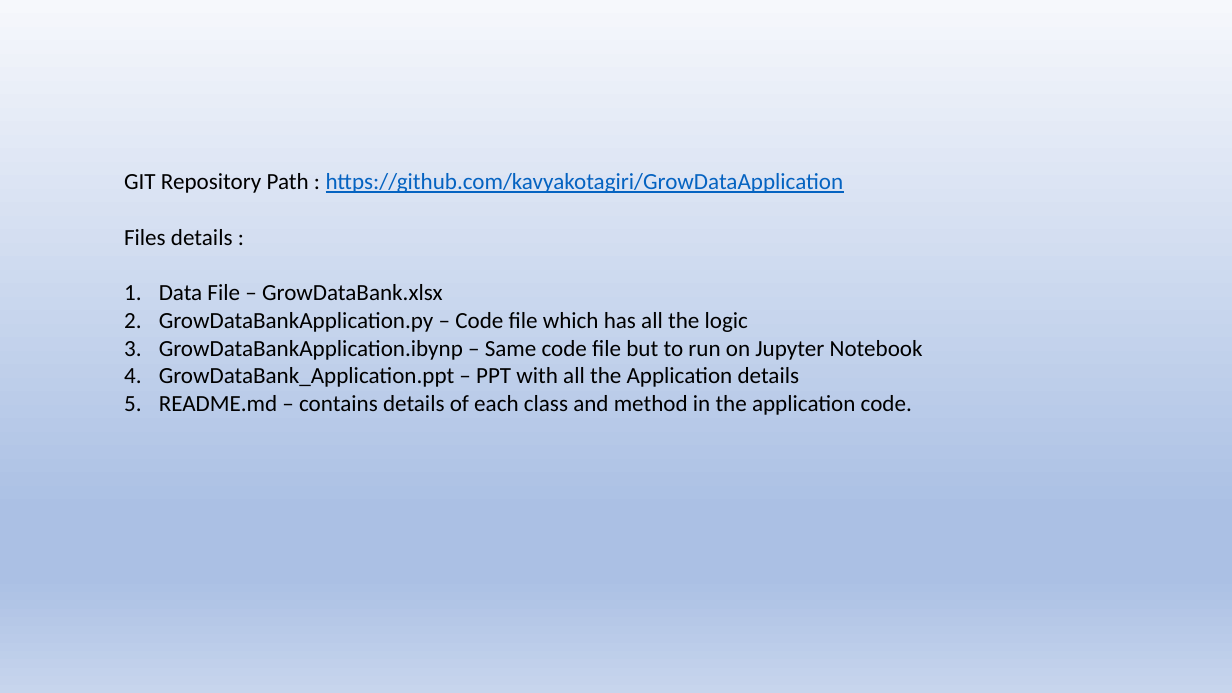
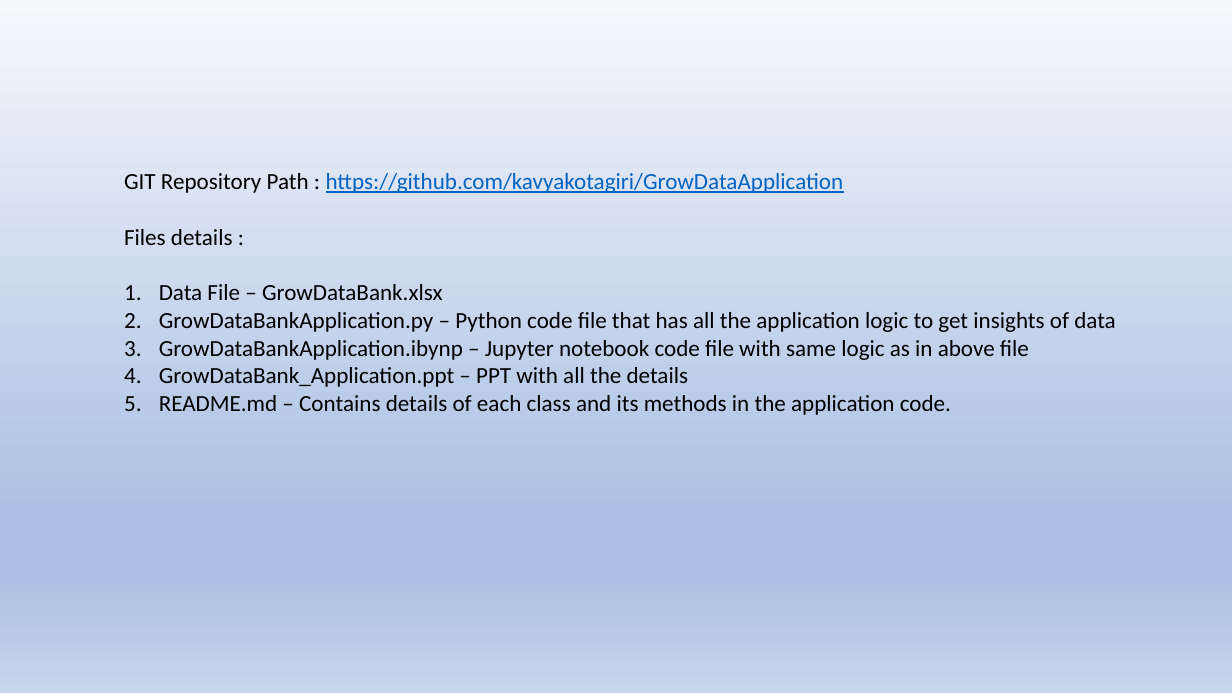
Before and after one commit to kavyakotagiri/GrowDataBank-Application, a slide deck: slide 3 of GrowDataBank_Application.pptx (slide 2 before the commit). Drawn at 1232x693 pixels with LibreOffice and Linux fonts; fonts in the diff are those of the drawing. Boxes give left, top, right and bottom in pixels: in the first picture for what was removed or moved away, otherwise in the second. Text is boxed around its words. In the diff, an @@ line names an element or a change of style, - is before the commit and + after.

```diff
--- a/GrowDataBank_Application.pptx
+++ b/GrowDataBank_Application.pptx
@@ text at [159, 312, 1115, 415]: text changed @@
-2. GrowDataBankApplication.py – Code file which has all the logic
-3. GrowDataBankApplication.ibynp – Same code file but to run on Jupyter Notebook
-4. GrowDataBank_Application.ppt – PPT with all the Application details
-5. README.md – contains details of each class and method in the application code.
+2. GrowDataBankApplication.py – Python code file that has all the application logic to get insights of data
+3. GrowDataBankApplication.ibynp – Jupyter notebook code file with same logic as in above file
+4. GrowDataBank_Application.ppt – PPT with all the details
+5. README.md – Contains details of each class and its methods in the application code.
```
Also in this commit, not shown: 2 other slides changed, 3 other files.
